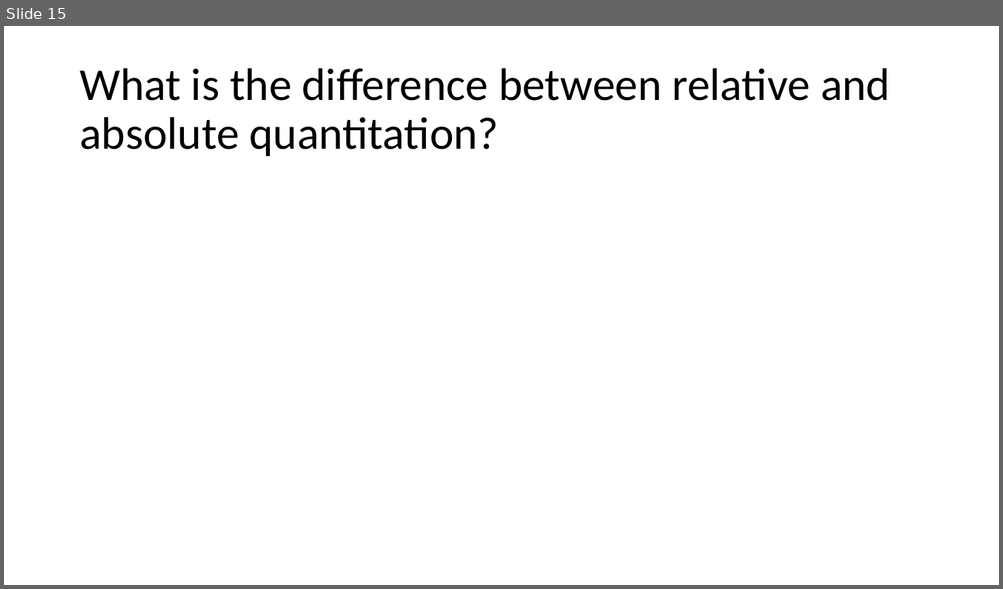
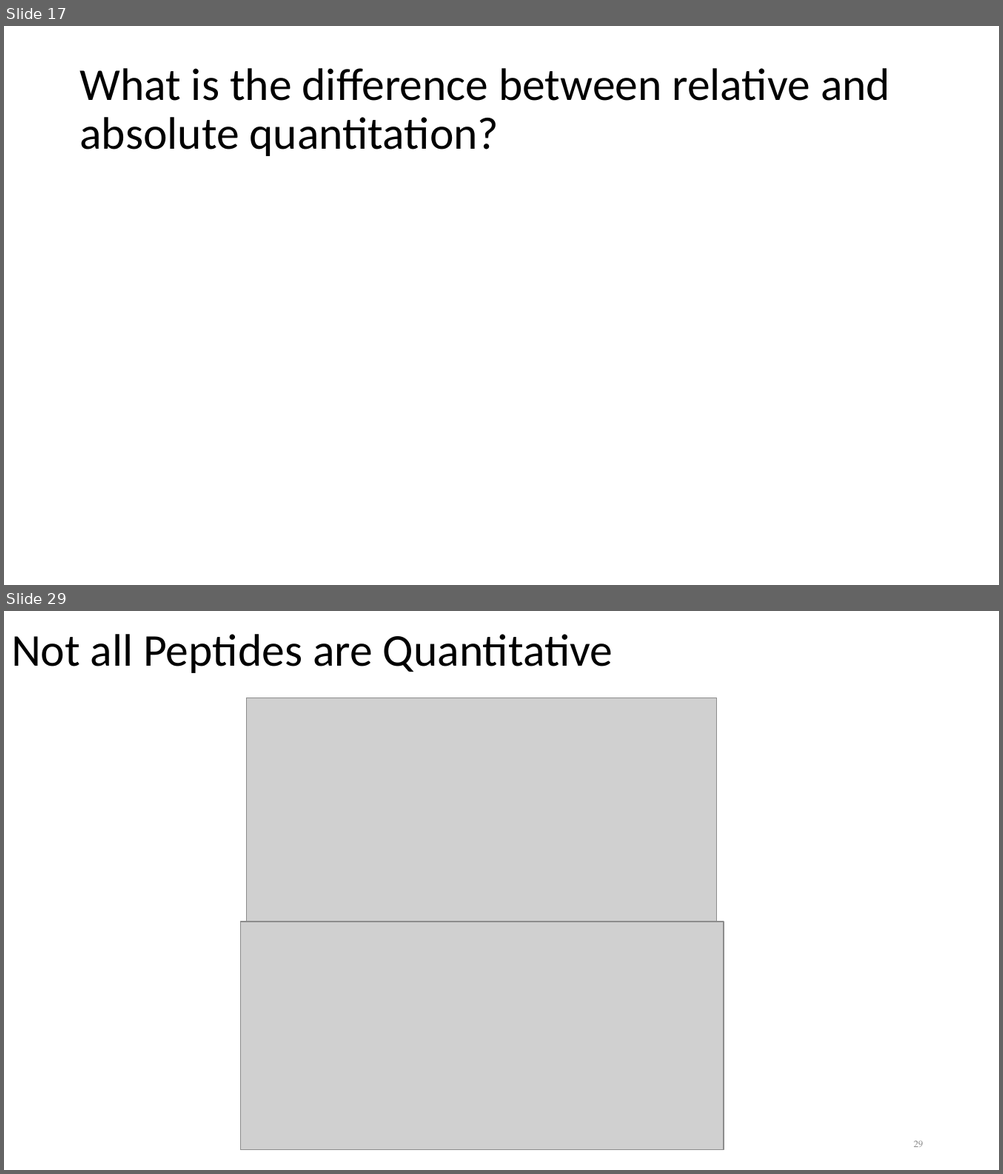
Before and after one commit to beliveau-lab/gen575, a slide deck: lectures/3.Quant101.Calibration.pptx. Shown one above the other, each under a label of ours: slide 15 before the commit, slides 17 and 29 after it; the slides between them are not shown. The pictures are 1003x589 and 1003x1174 pixels, drawn with LibreOffice and Linux fonts; fonts in the diff are those of the drawing; grey boxes stand for pictures. Boxes give left, top, right and bottom in pixels: in the first picture for what was removed or moved away, otherwise in the second. Text is boxed around its words. In the diff, an @@ line names an element or a change of style, - is before the commit and + after.

```diff
--- a/lectures/3.Quant101.Calibration.pptx
+++ b/lectures/3.Quant101.Calibration.pptx
@@ slide 29 added at (x1=4, y1=611, x2=999, y2=1170), background #FFFFFF @@
@@ title added at (x1=11, y1=634, x2=612, y2=673), 44 pt, text #000000 @@
+Not all Peptides are Quantitative
@@ picture added at (x1=247, y1=698, x2=717, y2=1150) @@
@@ picture added at (x1=241, y1=922, x2=724, y2=1150) @@
@@ page number added at (x1=913, y1=1141, x2=923, y2=1147), 9 pt, text #8C8C8C @@
+29
@@ what was slide 15 is now slide 17 @@
```
Also in this commit, not shown: 3 slides changed, 12 other slides added.
